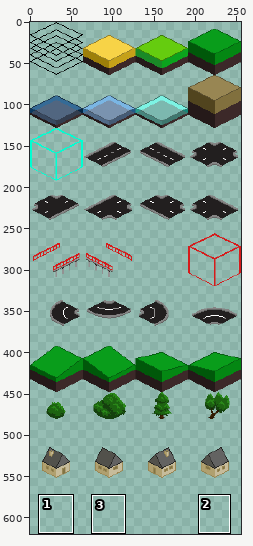
Two states of a sprite sheet, internal/ui/assets/geo-spritesheet.png. The picture above shows the old version from afar; the outline marks the close-up.
Close-up. Earlier state:
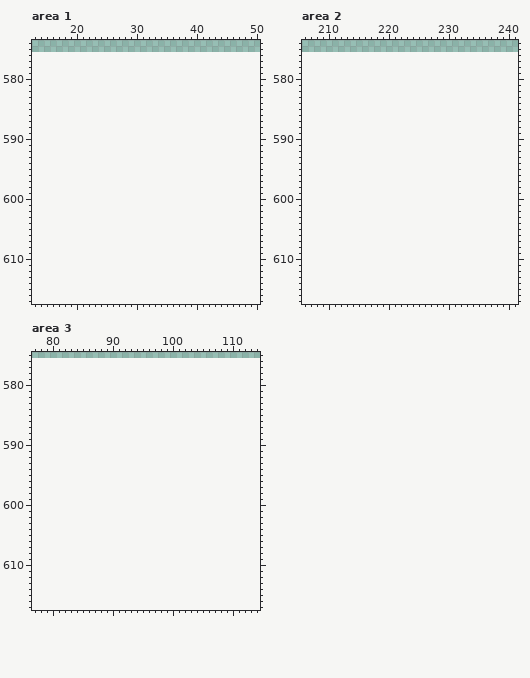
The file is 256x576 pixels. Colours within 5 levels of each other are drawn and written as one. Shown: area 1: x 13..50, y 574..617; area 2: x 206..241, y 574..617; area 3: x 77..114, y 575..617. The old version is drawn lined up with the new one, on the new canvas. The wide view leaves out empty margins. The commit also changed other parts of the picture, which this record leaves out.
New version:
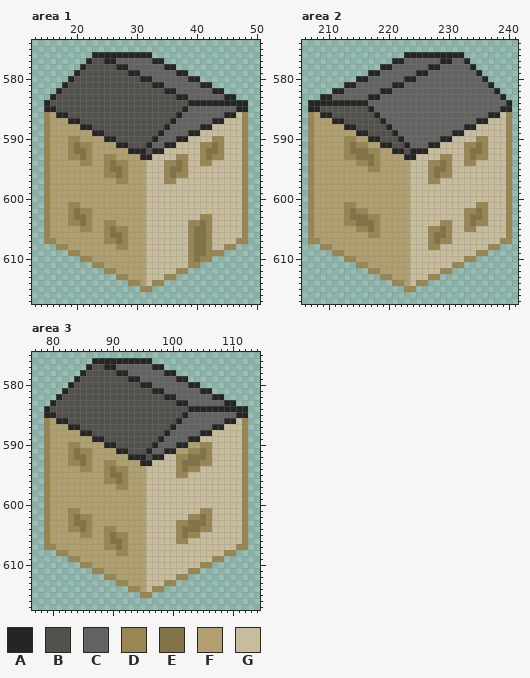
Palette (. is transparent): A #252523  B #52514b  C #636362  D #988653  E #817345  F #b0a06f  G #c7bc9b
Diff:
canvas 256x576 -> 256x640
Changed rows in their new state; - is an unchanged pixel.
Area 1:
first column x 15:
576 --------AAAAAAAAAA----------------
577 -------ABBAACCCCCCAA--------------
578 ------ABBBBBAACCCCCCAA------------
579 -----ABBBBBBBBAACCCCCCAA----------
580 ----ABBBBBBBBBBBAACCCCCCAA--------
581 ---ABBBBBBBBBBBBBBAACCCCCCAA------
582 --ABBBBBBBBBBBBBBBBBAACCCCCCAA----
583 -ABBBBBBBBBBBBBBBBBBBBAACCCCCCAA--
584 ABBBBBBBBBBBBBBBBBBBBBBBAAAAAAAAAA
585 AABBBBBBBBBBBBBBBBBBBBBACCCCCCCCAA
586 DFAABBBBBBBBBBBBBBBBBBACCCCCCCAAGD
587 DFFFAABBBBBBBBBBBBBBBACCCCCCAAGGGD
588 DFFFFFAABBBBBBBBBBBBACCCCCAAGGGGGD
589 DFFFFFFFAABBBBBBBBBACCCCAAGGGGGGGD
590 DFFFDDFFFFAABBBBBBACCCAAGGGGDDGGGD
591 DFFFDEDDFFFFAABBBACCAAGGGGDDEDGGGD
592 DFFFDEEDFFFFFFAAABAAGGGGGGDEEDGGGD
593 DFFFDDEDFFDDFFFFAAGGGGDDGGDEDDGGGD
594 DFFFFFDDFFDEDDFFFGGGDDEDGGDDGGGGGD
595 DFFFFFFFFFDEEDFFFGGGDEEDGGGGGGGGGD
596 DFFFFFFFFFDDEDFFFGGGDEDDGGGGGGGGGD
597 DFFFFFFFFFFFDDFFFGGGDDGGGGGGGGGGGD
598 DFFFFFFFFFFFFFFFFGGGGGGGGGGGGGGGGD
599 DFFFFFFFFFFFFFFFFGGGGGGGGGGGGGGGGD
600 DFFFFFFFFFFFFFFFFGGGGGGGGGGGGGGGGD
601 DFFFDDFFFFFFFFFFFGGGGGGGGGGGGGGGGD
602 DFFFDEDDFFFFFFFFFGGGGGGGGGGGGGGGGD
603 DFFFDEEDFFFFFFFFFGGGGGGGGGDDGGGGGD
604 DFFFDDEDFFDDFFFFFGGGGGGGDDEDGGGGGD
605 DFFFFFDDFFDEDDFFFGGGGGGGDEEDGGGGGD
606 DFFFFFFFFFDEEDFFFGGGGGGGDEEDGGGGGD
607 DDFFFFFFFFDDEDFFFGGGGGGGDEEDGGGGDD
608 --DDFFFFFFFFDDFFFGGGGGGGDEEDGGDD--
609 ----DDFFFFFFFFFFFGGGGGGGDEEDDD----
610 ------DDFFFFFFFFFGGGGGGGDEDD------
611 --------DDFFFFFFFGGGGGGGDD--------
612 ----------DDFFFFFGGGGGDD----------
613 ------------DDFFFGGGDD------------
614 --------------DDFGDD--------------
615 ----------------DD----------------
Area 2:
first column x 207:
576 ----------------AAAAAAAAAA--------
577 --------------AACCCCCCAACCA-------
578 ------------AACCCCCCAACCCCCA------
579 ----------AACCCCCCAACCCCCCCCA-----
580 --------AACCCCCCAACCCCCCCCCCCA----
581 ------AACCCCCCAACCCCCCCCCCCCCCA---
582 ----AACCCCCCAACCCCCCCCCCCCCCCCCA--
583 --AACCCCCCAACCCCCCCCCCCCCCCCCCCCA-
584 AAAAAAAAAACCCCCCCCCCCCCCCCCCCCCCCA
585 AABBBBBBBBACCCCCCCCCCCCCCCCCCCCCAA
586 DFAABBBBBBBACCCCCCCCCCCCCCCCCCAAGD
587 DFFFAABBBBBBACCCCCCCCCCCCCCCAAGGGD
588 DFFFFFAABBBBBACCCCCCCCCCCCAAGGGGGD
589 DFFFFFFFAABBBBACCCCCCCCCAAGGGGGGGD
590 DFFFFFDDFFAABBBACCCCCCAAGGGGDDGGGD
591 DFFFFFDEDDFFAABBACCCAAGGGGDDEDGGGD
592 DFFFFFDEEEDDFFAABAAAGGGGGGDEEDGGGD
593 DFFFFFDDEEEDFFFFAAGGGGDDGGDEDDGGGD
594 DFFFFFFFDDEDFFFFFGGGDDEDGGDDGGGGGD
595 DFFFFFFFFFDDFFFFFGGGDEEDGGGGGGGGGD
596 DFFFFFFFFFFFFFFFFGGGDEDDGGGGGGGGGD
597 DFFFFFFFFFFFFFFFFGGGDDGGGGGGGGGGGD
598 DFFFFFFFFFFFFFFFFGGGGGGGGGGGGGGGGD
599 DFFFFFFFFFFFFFFFFGGGGGGGGGGGGGGGGD
600 DFFFFFFFFFFFFFFFFGGGGGGGGGGGGGGGGD
601 DFFFFFDDFFFFFFFFFGGGGGGGGGGGDDGGGD
602 DFFFFFDEDDFFFFFFFGGGGGGGGGDDEDGGGD
603 DFFFFFDEEEDDFFFFFGGGGGGGGGDEEDGGGD
604 DFFFFFDDEEEDFFFFFGGGGGDDGGDEDDGGGD
605 DFFFFFFFDDEDFFFFFGGGDDEDGGDDGGGGGD
606 DFFFFFFFFFDDFFFFFGGGDEEDGGGGGGGGGD
607 DDFFFFFFFFFFFFFFFGGGDEDDGGGGGGGGDD
608 --DDFFFFFFFFFFFFFGGGDDGGGGGGGGDD--
609 ----DDFFFFFFFFFFFGGGGGGGGGGGDD----
610 ------DDFFFFFFFFFGGGGGGGGGDD------
611 --------DDFFFFFFFGGGGGGGDD--------
612 ----------DDFFFFFGGGGGDD----------
613 ------------DDFFFGGGDD------------
614 --------------DDFGDD--------------
615 ----------------DD----------------
Area 3:
first column x 79:
576 --------AAAAAAAAAA----------------
577 -------ABBAACCCCCCAA--------------
578 ------ABBBBBAACCCCCCAA------------
579 -----ABBBBBBBBAACCCCCCAA----------
580 ----ABBBBBBBBBBBAACCCCCCAA--------
581 ---ABBBBBBBBBBBBBBAACCCCCCAA------
582 --ABBBBBBBBBBBBBBBBBAACCCCCCAA----
583 -ABBBBBBBBBBBBBBBBBBBBAACCCCCCAA--
584 ABBBBBBBBBBBBBBBBBBBBBBBAAAAAAAAAA
585 AABBBBBBBBBBBBBBBBBBBBBACCCCCCCCAA
586 DFAABBBBBBBBBBBBBBBBBBACCCCCCCAAGD
587 DFFFAABBBBBBBBBBBBBBBACCCCCCAAGGGD
588 DFFFFFAABBBBBBBBBBBBACCCCCAAGGGGGD
589 DFFFFFFFAABBBBBBBBBACCCCAAGGGGGGGD
590 DFFFDDFFFFAABBBBBBACCCAAFFDDGGGGGD
591 DFFFDEDDFFFFAABBBACCAAFFDDEDGGGGGD
592 DFFFDEEDFFFFFFAAABAAGGDDEEEDGGGGGD
593 DFFFDDEDFFDDFFFFAAGGGGDEEEDDGGGGGD
594 DFFFFFDDFFDEDDFFFGGGGGDEDDGGGGGGGD
595 DFFFFFFFFFDEEDFFFGGGGGDDGGGGGGGGGD
596 DFFFFFFFFFDDEDFFFGGGGGGGGGGGGGGGGD
597 DFFFFFFFFFFFDDFFFGGGGGGGGGGGGGGGGD
598 DFFFFFFFFFFFFFFFFGGGGGGGGGGGGGGGGD
599 DFFFFFFFFFFFFFFFFGGGGGGGGGGGGGGGGD
600 DFFFFFFFFFFFFFFFFGGGGGGGGGGGGGGGGD
601 DFFFDDFFFFFFFFFFFGGGGGGGGGDDGGGGGD
602 DFFFDEDDFFFFFFFFFGGGGGGGDDEDGGGGGD
603 DFFFDEEDFFFFFFFFFGGGGGDDEEEDGGGGGD
604 DFFFDDEDFFDDFFFFFGGGGGDEEEDDGGGGGD
605 DFFFFFDDFFDEDDFFFGGGGGDEDDGGGGGGGD
606 DFFFFFFFFFDEEDFFFGGGGGDDGGGGGGGGGD
607 DDFFFFFFFFDDEDFFFGGGGGGGGGGGGGGGDD
608 --DDFFFFFFFFDDFFFGGGGGGGGGGGGGDD--
609 ----DDFFFFFFFFFFFGGGGGGGGGGGDD----
610 ------DDFFFFFFFFFGGGGGGGGGDD------
611 --------DDFFFFFFFGGGGGGGDD--------
612 ----------DDFFFFFGGGGGDD----------
613 ------------DDFFFGGGDD------------
614 --------------DDFGDD--------------
615 ----------------DD----------------
